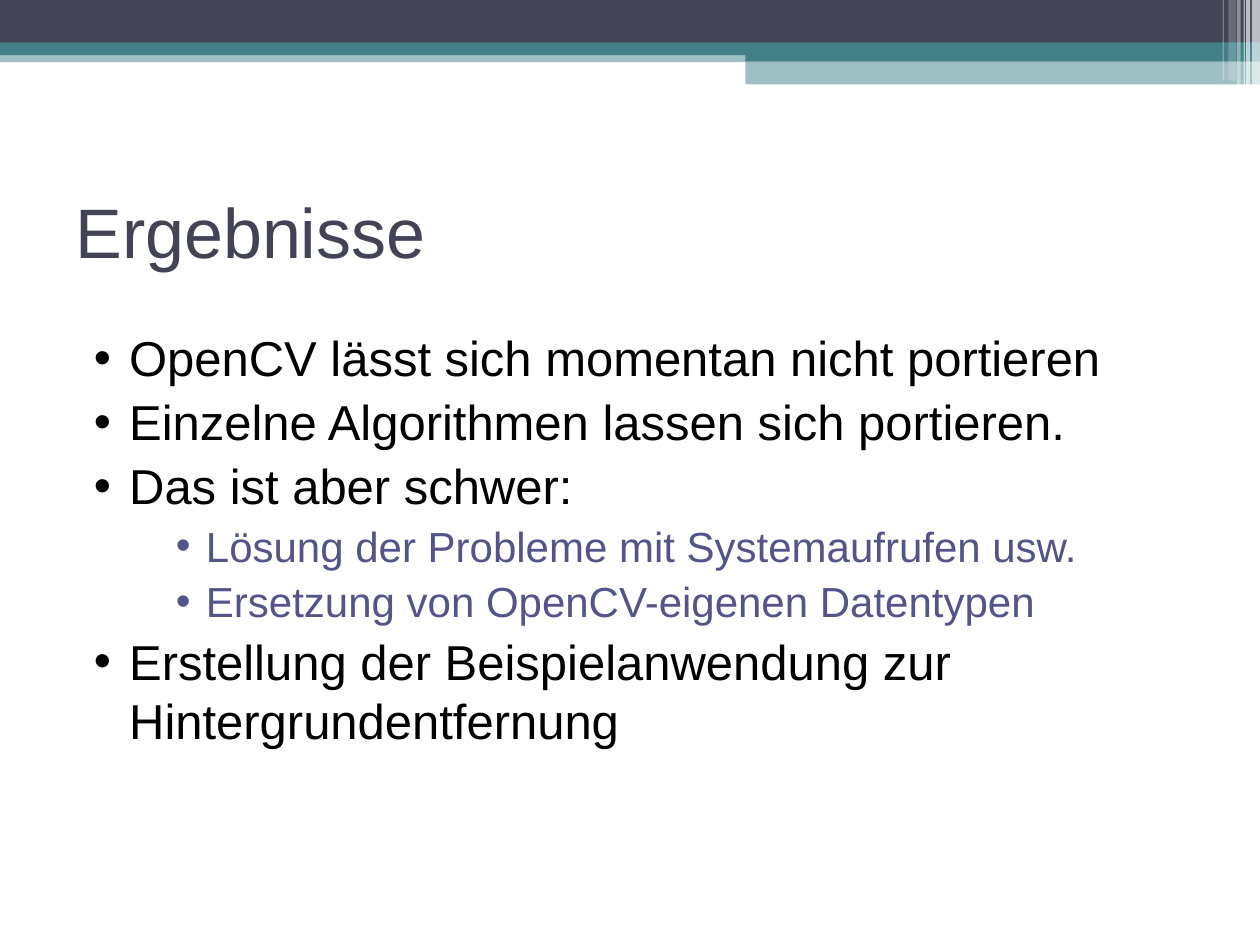
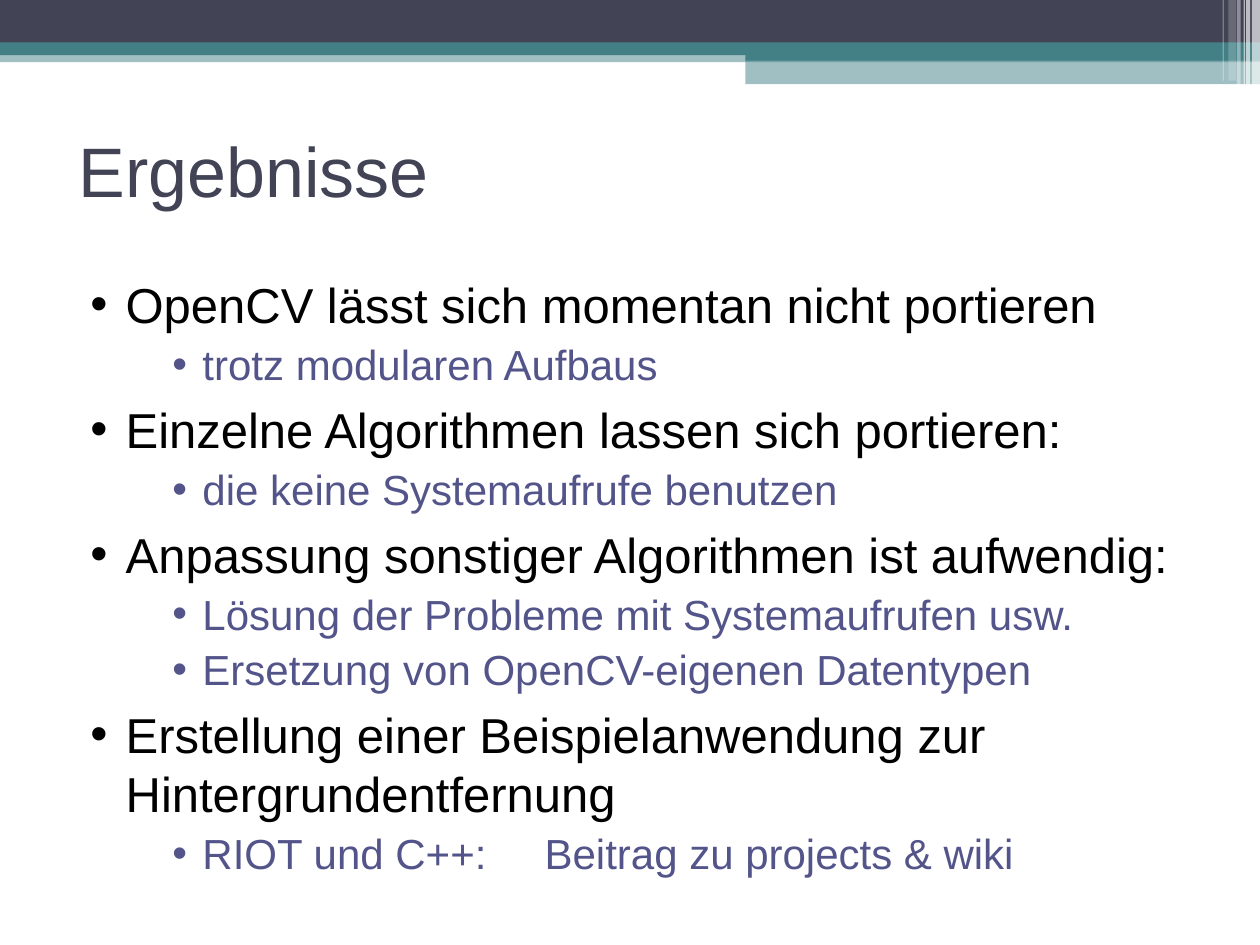
Before and after one commit to swp2013riot/riot-opencv-port, a slide deck: slide 5 of doc/final_presentation.odp. Drawn at 1260x945 pixels with LibreOffice and Linux fonts; fonts in the diff are those of the drawing. Boxes give left, top, right and bottom in pixels: in the first picture for what was removed or moved away, otherwise in the second. Text is boxed around its words. In the diff, an @@ line names an element or a change of style, - is before the commit and + after.

Commit message:
editing presentation

```diff
--- a/doc/final_presentation.odp
+++ b/doc/final_presentation.odp
@@ title "Ergebnisse": place and size @@
-title "Ergebnisse" at (75,207,425,272)
+title "Ergebnisse" at (79,146,429,210)
@@ text "OpenCV lässt sich momentan nicht ...": place and size @@
-text "OpenCV lässt sich momentan nicht ..." at (129,340,1100,749)
+text "OpenCV lässt sich momentan nicht ..." at (126,287,1168,877)
@@ text at (126,349,1168,583): text changed @@
-• Einzelne Algorithmen lassen sich portieren.
-• Das ist aber schwer:
+    • trotz modularen Aufbaus
+• Einzelne Algorithmen lassen sich portieren:
+    • die keine Systemaufrufe benutzen
+• Anpassung sonstiger Algorithmen ist aufwendig:
@@ text at (202,654,1031,694): more space between paragraphs @@
@@ text at (126,717,1014,877): text changed @@
-• Erstellung der Beispielanwendung zur Hintergrundentfernung
+• Erstellung einer Beispielanwendung zur Hintergrundentfernung
+    • RIOT und C++: Beitrag zu projects & wiki
```
Also in this commit, not shown: 5 other slides changed, 4 slides added, 1 slide removed.
